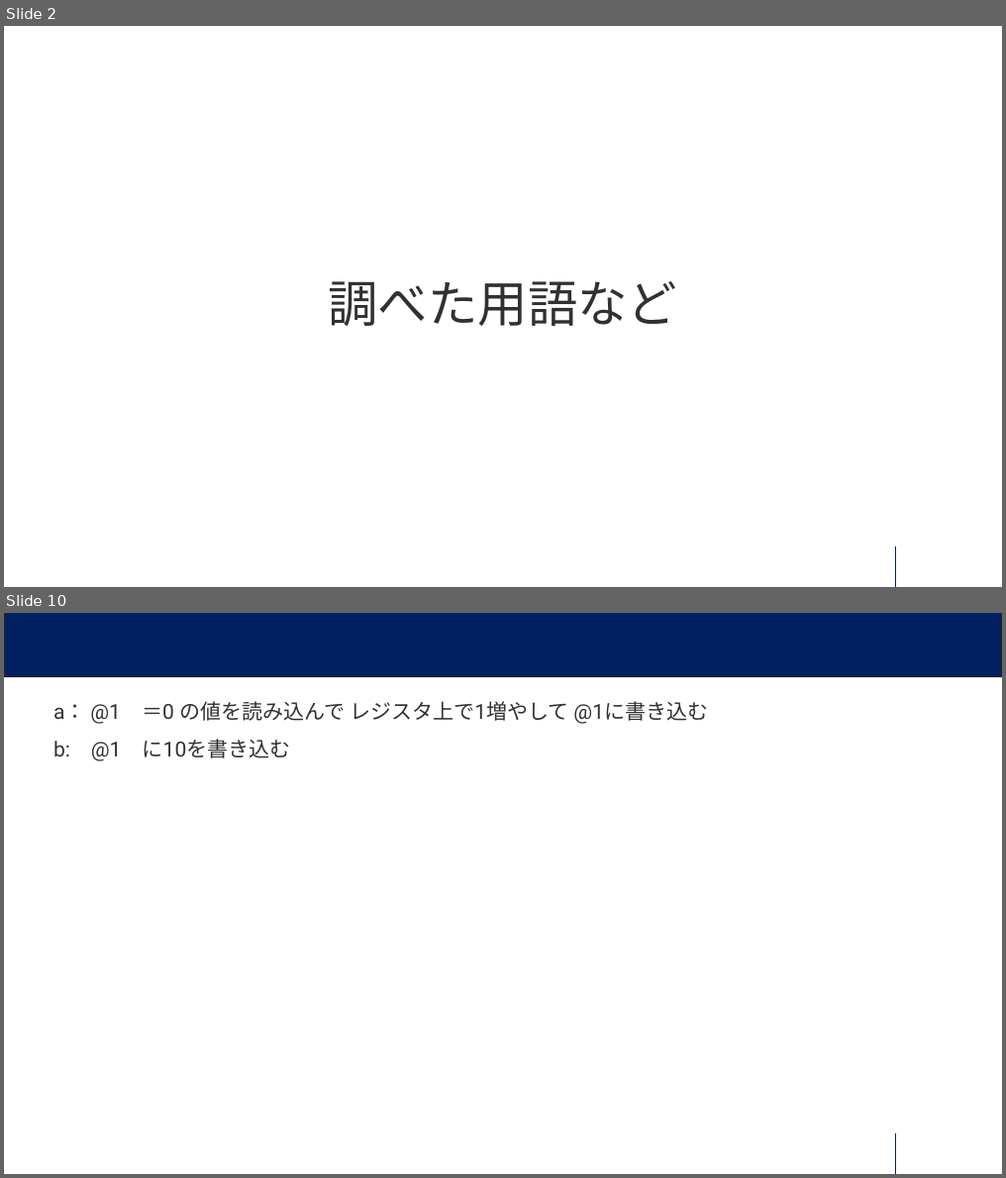
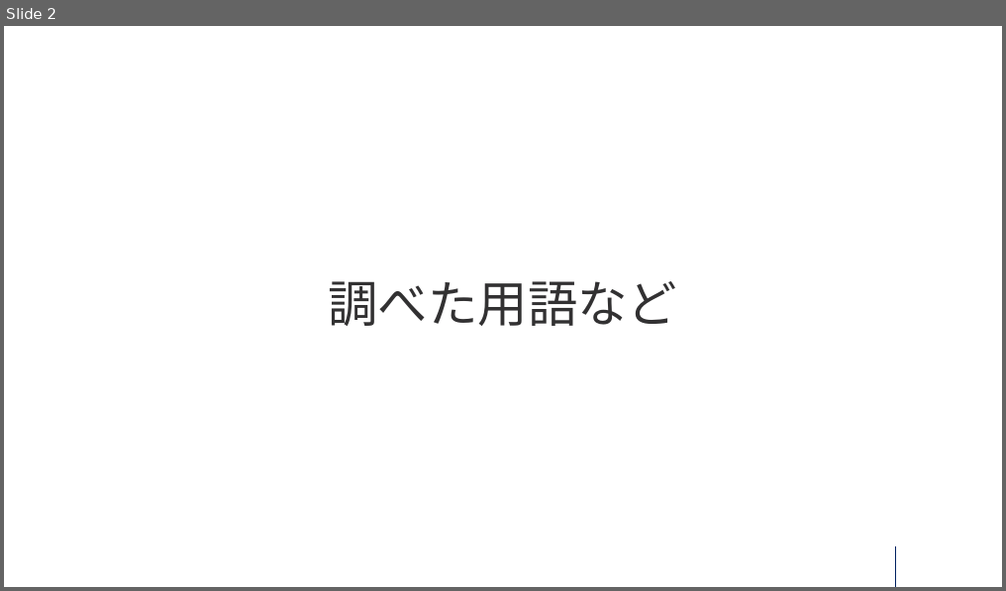
Before and after one commit to cc-pine/concurrency-in-go, a slide deck: sec3/Go_go_3.pptx. Shown one above the other, each under a label of ours: slides 2 and 10 before the commit, slide 2 after it; the slides between them are not shown. The pictures are 1006x1178 and 1006x591 pixels, drawn with LibreOffice and Linux fonts; fonts in the diff are those of the drawing. Boxes give left, top, right and bottom in pixels: in the first picture for what was removed or moved away, otherwise in the second. Text is boxed around its words. In the diff, an @@ line names an element or a change of style, - is before the commit and + after.

```diff
--- a/sec3/Go_go_3.pptx
+++ b/sec3/Go_go_3.pptx
@@ slide 10 removed at [4, 613, 1002, 1174], background #FFFFFF; not listed: 1 template element that a slide beside it also shows @@
@@ rectangle removed at [4, 613, 1002, 676] @@
@@ text removed at [54, 701, 708, 761] @@
-a： @1 ＝0 の値を読み込んで レジスタ上で1増やして @1に書き込む
-b: @1 に10を書き込む
```
Also in this commit, not shown: 2 slides changed, 1 slide added, 13 other slides removed, 7 other files.
